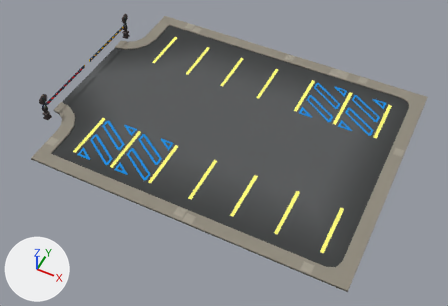
The glTF model game/assets/landside/tp_parking_01a.glb: old version first, new version second.
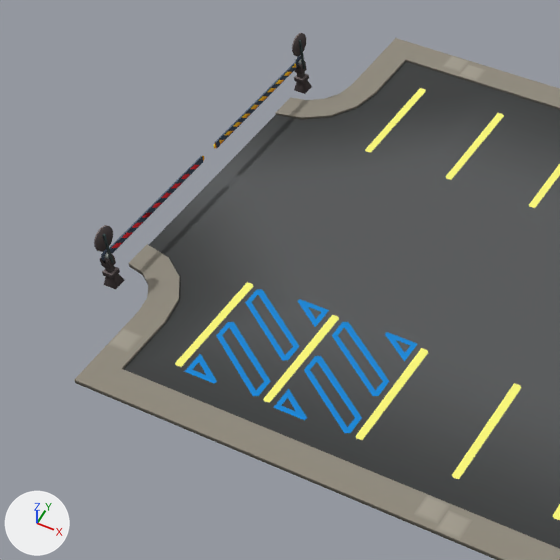
Each version appears first whole from a 50 mm lens placed at (27.2, -37.4, 42.4), pointed at (9.7, -2.4, -1.3), and next in a close-up on the part from 0% to 52% of the width and 0% to 76% of the height. Every picture has the same lights, and +X, +Y and +Z are marked at lower left. The last two pictures show the newer version. The close-ups show mesh edges as thin lines. Where no turn or scale is listed for an object, it has been applied to the vertices.

In view in the first close-up: 'TP_Parking_01A' and 2 more.
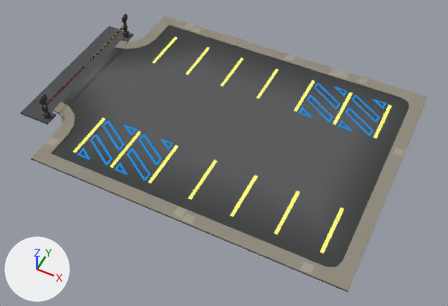
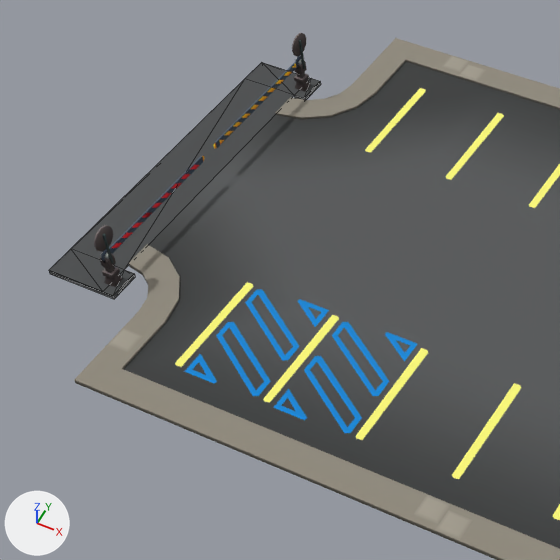
Pixel boxes [x1, y1, x2, y2] of what changed, in the close-ups (560 x 560 px):
'TP_Parking_01A_Apron', added
    after: [49, 62, 321, 299]

The change, as a list of edits to the scene's bpy script:
```text
Add me_tp_parking_01a_apron:
    me_tp_parking_01a_apron.from_pydata(...)  # 20 vertices, 24 faces; spans x -9.7..-6.5, y -7.7..7.7, z -0.1..0.1
    me_tp_parking_01a_apron.materials.append(mat_tp_atlas_simple_1a_d)  # picture img_tp_atlas_1a_d
Add ob_tp_parking_01a_apron:
    ob_tp_parking_01a_apron = bpy.data.objects.new('TP_Parking_01A_Apron', me_tp_parking_01a_apron)
    ob_tp_parking_01a_apron.location = (0.0, 0.0, 0.0)
```
